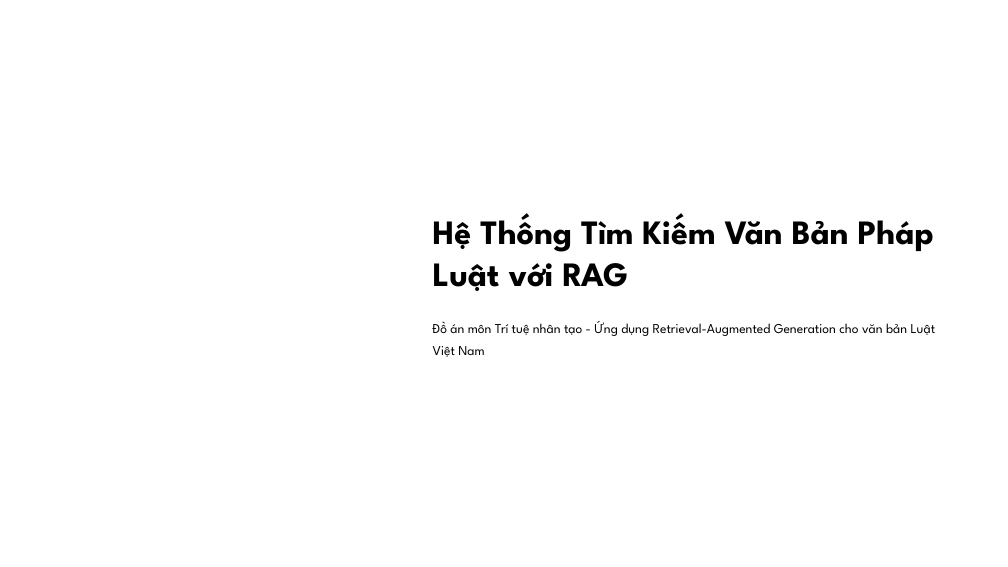
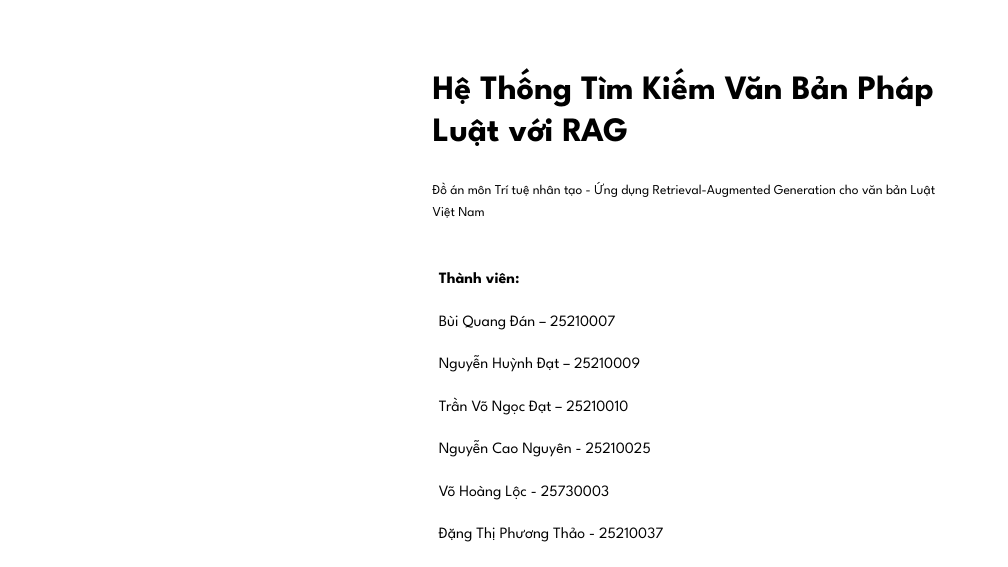
Before and after one commit to danbui/law_model, a slide deck: slide 1 of He-Thong-Tim-Kiem-Van-Ban-Phap-Luat-voi-RAG.pptx. Drawn at 1008x567 pixels with LibreOffice and Linux fonts; fonts in the diff are those of the drawing. Boxes give left, top, right and bottom in pixels: in the first picture for what was removed or moved away, otherwise in the second. Text is boxed around its words. In the diff, an @@ line names an element or a change of style, - is before the commit and + after.

```diff
--- a/He-Thong-Tim-Kiem-Van-Ban-Phap-Luat-voi-RAG.pptx
+++ b/He-Thong-Tim-Kiem-Van-Ban-Phap-Luat-voi-RAG.pptx
@@ text "Hệ Thống Tìm Kiếm Văn ...": place and size @@
-text "Hệ Thống Tìm Kiếm Văn ..." at [433,213,934,291]
+text "Hệ Thống Tìm Kiếm Văn ..." at [433,68,934,146]
@@ text "Đồ án môn Trí tuệ ...": place and size @@
-text "Đồ án môn Trí tuệ ..." at [433,321,936,357]
+text "Đồ án môn Trí tuệ ..." at [433,182,936,218]
@@ text added at [439,272,664,542], 18 pt, text #000000 @@
+Thành viên:
+Bùi Quang Đán – 25210007
+Nguyễn Huỳnh Đạt – 25210009
+Trần Võ Ngọc Đạt – 25210010
+Nguyễn Cao Nguyên - 25210025
+Võ Hoàng Lộc - 25730003
+Đặng Thị Phương Thảo - 25210037
```
